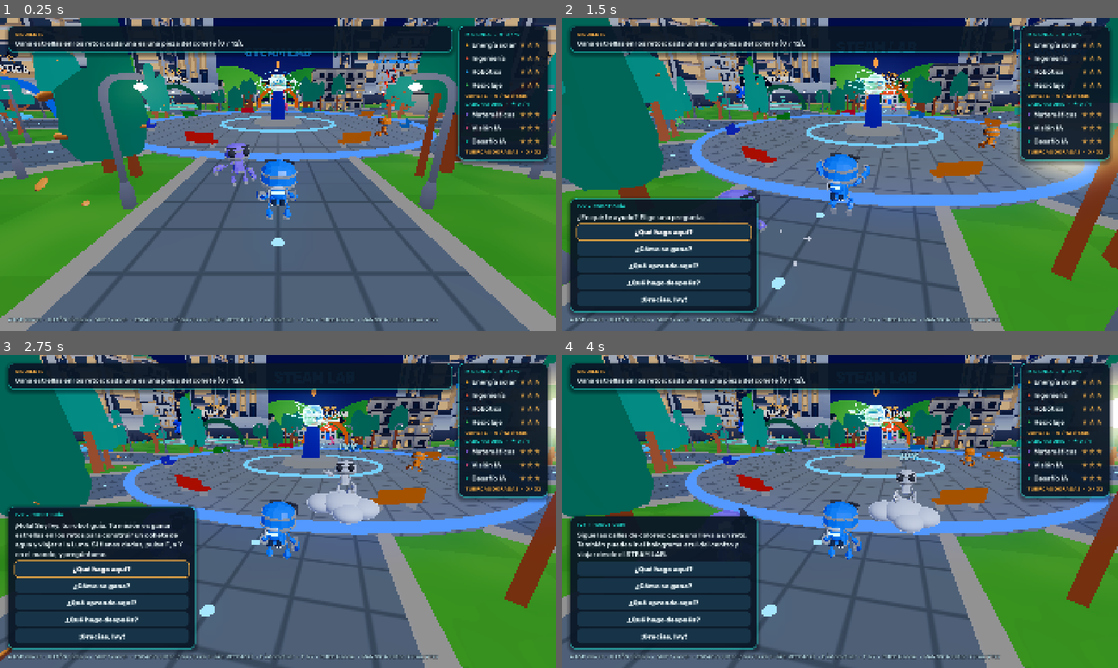
Above: before the commit, frames 1-4 (two rows, left to right).
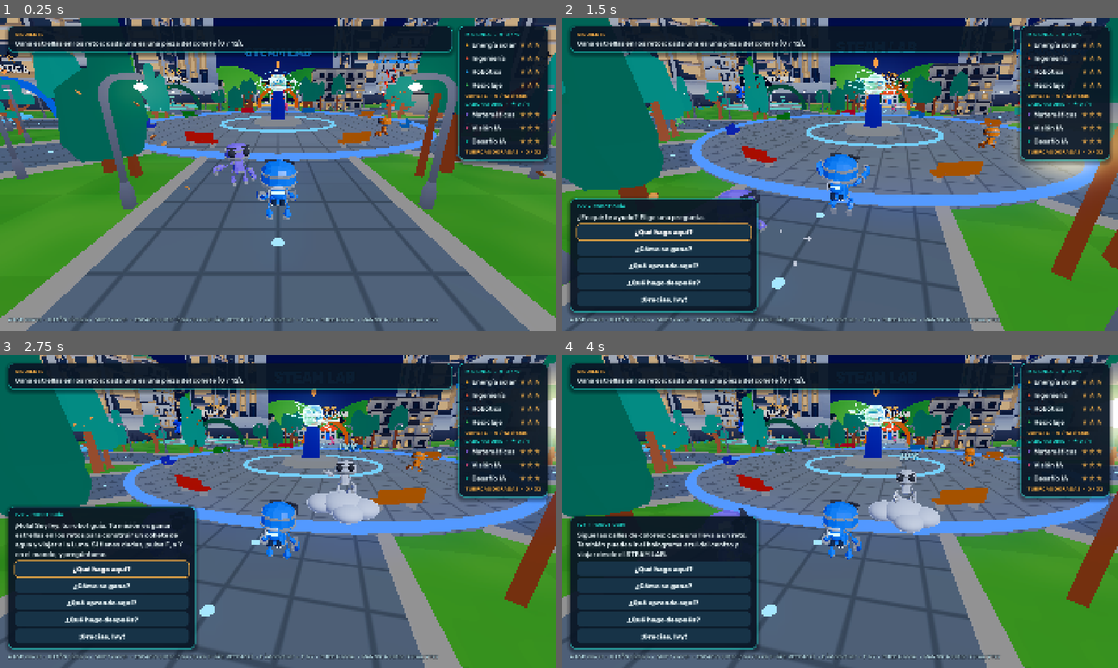
Above: after the commit, the same moments.

Repository: xsteban1410/Godot-Game
Game: Godot game, scene res://world/city.tscn
The game is run twice, just before and just after one commit, with the same random seed, the same clock (stepped at 60 frames per second) and the same inputs.
Inputs (mouse positions are in pixels of both pictures, inside the frame that each line leads up to):
- Up to frame 1 (0.25 s): no input
- Up to frame 2 (1.5 s): tap Enter at 0.5 s; move the mouse to (867, 174) at 0.52 s; hold E (interact) 0.53-1.28 s; hold W (move_forward) from 0.53 s (still down); click (867, 174) at 0.67 s; tap Space (jump) at 0.77, 1.07 s; move the mouse to (812, 174) at 1.27 s; tap F (ivy) at 1.35 s
- Up to frame 3 (2.75 s): tap Space (jump) at 1.52, 1.82 s; move the mouse to (333, 442) at 2.02 s; release W (move_forward) at 2.03 s; hold D (move_right) from 2.03 s (still down); hold Shift (sprint) from 2.03 s (still down)
- Up to frame 4 (4 s): move the mouse to (812, 574) at 2.77 s; release D (move_right) at 2.78 s; release Shift (sprint) at 2.78 s; hold W (move_forward) 2.78-3.53 s; tap Backspace at 2.85 s; click (812, 574) at 2.92 s; tap Space (jump) at 3.02, 3.32, 3.77 s; move the mouse to (1006, 558) at 3.52 s; hold A (move_left) from 3.53 s (still down); tap Enter at 3.6 s

The runs differ from the first frame. In frame 1, 0.3% of the frame differs, in the area x 0-99%, y 13-60%; in frame 2, less than 0.1%; in frame 3, 0.1%; in frame 4, less than 0.1%.

Commit message:
Revisión: tableros siempre resolubles, errores de mates y reciclaje, rótulos en fila, go_to sin doble viaje
Co-Authored-By: Claude Opus 5.5 <noreply@anthropic.com>

Diff:
--- a/game/autoload/game.gd
+++ b/game/autoload/game.gd
@@ -188,6 +188,8 @@
 
 ## Viaja a otra escena (la Luna, la Tierra) con el mismo fundido.
 func go_to(scene: String) -> void:
+	if _locks.has(_fade):
+		return
 	push_lock(_fade, false)
 	await create_tween().tween_property(_fade, "color:a", 1.0, 0.6).finished
 	_locks = {_fade: false}  # los bloqueos de la escena anterior desaparecen con ella
--- a/game/modules/math.gd
+++ b/game/modules/math.gd
@@ -10,6 +10,7 @@
 var _questions: Array = []  # [texto, respuesta]
 var _index := -1  # -1: ronda sin empezar
 var _mistakes := 0
+var _failed := {}  # plataformas ya falladas en esta pregunta: recaer en una no suma otro error
 var _right := 0  # plataforma con la respuesta correcta
 var _last := -1  # plataforma donde está el jugador: la siguiente respuesta nunca cae ahí
 var _busy := false
@@ -96,6 +97,7 @@
 
 func _show_question() -> void:
 	var q: Array = _questions[_index]
+	_failed.clear()
 	var answers := [q[1]] + distractors(q[1])
 	answers.shuffle()
 	_right = answers.find(q[1])
@@ -119,7 +121,9 @@
 	if _index < 0 or _busy:
 		return
 	if pad != _right:
-		_mistakes += 1
+		if not _failed.has(pad):
+			_failed[pad] = true
+			_mistakes += 1
 		Sfx.play("error")
 		Fx.shake(self, 0.3)
 		_rings[pad].material_override = Kit.mat(Game.RED, 3.0)
--- a/game/modules/recycling.gd
+++ b/game/modules/recycling.gd
@@ -146,16 +146,32 @@
 		Fx.burst(self, target, [Color("ff5d5d"), Color("5a6b7d"), Color("2a2f38")], 30, 5.0, 0.2)
 		Fx.shake(self, 0.3)
 		Game.notify("¡No va en la %s! %s" % [id, data[2]], Game.RED)
-		var home: Vector3 = item.get_meta("home")
-		var back := create_tween().set_parallel()
-		back.tween_property(item, "position", home, 0.6).set_trans(Tween.TRANS_BOUNCE).set_ease(Tween.EASE_OUT)
-		back.tween_property(item, "scale", Vector3.ONE * 1.5, 0.6)
-		await back.finished
-		item.set_enabled(true)
+		await _send_home(item)
 	_busy = false
 	_refresh()
 	if _done == ROUND:
 		_finish()
+
+
+## Si te alejas del reto con un residuo en la mano, vuelve a su sitio (no se pasea por la ciudad).
+func _process(_delta: float) -> void:
+	if _carried and not _busy and _carried.global_position.distance_to(global_position) > 14.0:
+		var item := _carried
+		_carried = null
+		item.reparent(self)
+		Game.notify("El residuo vuelve a su sitio: recíclalo sin salir del reto.", Game.GOLD)
+		_refresh()
+		_send_home(item)
+
+
+## El residuo vuelve de un salto a su plataforma y se puede recoger otra vez.
+func _send_home(item: Interactable) -> void:
+	var back := create_tween().set_parallel()
+	back.tween_property(item, "position", item.get_meta("home"), 0.6).set_trans(Tween.TRANS_BOUNCE).set_ease(Tween.EASE_OUT)
+	back.tween_property(item, "scale", Vector3.ONE * 1.5, 0.6)
+	back.tween_property(item, "rotation", Vector3.ZERO, 0.6)
+	await back.finished
+	item.set_enabled(true)
 
 
 func _finish() -> void:
--- a/game/modules/robotics.gd
+++ b/game/modules/robotics.gd
@@ -202,7 +202,8 @@
 	_running = false
 
 
-func _new_board() -> void:
+## Tablero del nivel actual: tamaño, meta y bloques al azar con solución en ≤ MAX_PROGRAM pasos.
+func _place_blocks() -> void:
 	var config: Array = _levels[_level]
 	_size = Vector2i(config[0], config[1])
 	_goal = _size - Vector2i.ONE
@@ -216,10 +217,14 @@
 		_blocks.clear()
 		for c in cells.slice(0, config[2]):
 			_blocks[c] = true
-		var solution := _solve()
-		if not solution.is_empty() and solution.size() <= MAX_PROGRAM:
+		if _solvable():
 			break
-
+	while not _solvable():  # (casi nunca) quitar bloques hasta que lo haya; sin bloques siempre cabe
+		_blocks.erase(_blocks.keys().pick_random())
+
+
+func _new_board() -> void:
+	_place_blocks()
 	UI.clear(_board)
 	for x in _size.x:
 		for y in _size.y:
@@ -256,6 +261,11 @@
 func _animate(anim: String) -> void:
 	if _model:
 		_model.play(anim, 0.08)
+
+
+func _solvable() -> bool:
+	var solution := _solve()
+	return not solution.is_empty() and solution.size() <= MAX_PROGRAM
 
 
 ## Programa más corto (BFS sobre casilla + rumbo); vacío si no hay camino.
--- a/game/tests/play_test.gd
+++ b/game/tests/play_test.gd
@@ -352,9 +352,13 @@
 	var city: Node3D = current_scene
 	_check(city._star_labels["bridge"].text == "★★★", "el arco del distrito muestra sus estrellas")
 	_check(city._rings["bridge"].material_override.emission_energy_multiplier > 1.0, "con 3 estrellas el aro del distrito brilla")
-	await _frames(240)
-	var certificate: Array = current_scene.get_node("HUD").find_children("*", "Label", true, false).filter(
-		func(l: Label) -> bool: return l.text == "CERTIFICADO STEAM")
+	var certificate: Array = []
+	for i in 30:  # las 4 celebraciones salen en fila (~3,3 s cada una) y después el certificado
+		await _frames(60)
+		certificate = current_scene.get_node("HUD").find_children("*", "Label", true, false).filter(
+			func(l: Label) -> bool: return l.text == "CERTIFICADO STEAM")
+		if not certificate.is_empty():
+			break
 	_check(not certificate.is_empty(), "con las 12 estrellas aparece el certificado")
 	_check(rocket._count() == 12 and "LANZAMIENTO" in rocket._pad.prompt, "con 12 estrellas el cohete está completo")
 	_check(rocket._beacon.visible and "Cohete completo" in current_scene.get_node("HUD").objective(false),
--- a/game/tests/selfcheck.gd
+++ b/game/tests/selfcheck.gd
@@ -61,6 +61,20 @@
 	_check(ai.choose(board, 1) == 2, "la IA del nivel 2 tapa la raya del jugador")
 	board.assign([2, 2, 0, 1, 1, 0, 1, 0, 0])
 	_check(ai.choose(board, 1) == 2, "la IA del nivel 2 prefiere ganar a tapar")
+
+	# Robótica y rover: todo tablero al azar tiene solución dentro del límite de órdenes.
+	var robotics: Node3D = load("res://modules/robotics.gd").new()
+	for levels: Array in [robotics.LEVELS, robotics.ROVER_LEVELS]:
+		robotics._levels = levels
+		for level in levels.size():
+			robotics._level = level
+			var solvable := true
+			for i in 200:
+				robotics._place_blocks()
+				solvable = solvable and robotics._solvable()
+			_check(solvable, "200 tableros %s del nivel %d tienen solución" % ["del rover" if levels == robotics.ROVER_LEVELS else "de robótica", level + 1])
+	for owned: Node in [robotics._board, robotics._robot, robotics._camera, robotics._layer, robotics]:
+		owned.free()
 
 	# Visión IA: cada figura aprendida se reconoce como ella misma y con seguridad; un dibujo vacío, no.
 	var vision: GDScript = load("res://modules/vision.gd")
--- a/game/ui/hud.gd
+++ b/game/ui/hud.gd
@@ -8,6 +8,7 @@
 var _key: Label  # tecla del aviso: E con teclado, X con mando
 var _toasts: VBoxContainer
 var _celebration := CanvasLayer.new()
+var _shout_until := 0.0  # hasta cuándo (s de reloj) ocupa la pantalla el último rótulo de _shout
 @export var moon := false  # en la Luna se listan los retos lunares
 
 
@@ -144,7 +145,13 @@
 
 
 ## Rótulo grande en el centro que aparece con rebote y se desvanece; devuelve su columna para añadir más.
+## Si ya hay otro en pantalla, espera a que se vaya (nunca dos encimados).
 func _shout(text: String, color: Color, subtitle := "") -> VBoxContainer:
+	var now := Time.get_ticks_msec() / 1000.0
+	var wait := _shout_until - now
+	_shout_until = maxf(_shout_until, now) + 3.3
+	if wait > 0.0:
+		await get_tree().create_timer(wait).timeout
 	var center := CenterContainer.new()
 	center.theme = UI.THEME
 	center.set_anchors_preset(Control.PRESET_FULL_RECT)
@@ -173,7 +180,7 @@
 ## Celebración: nombre del reto y estrellas que aparecen una a una con rebote.
 func _on_stars_changed(module: String, stars: int) -> void:
 	_refresh_missions()
-	var column := _shout("¡%s!" % String(Game.info(module).name).to_upper(), Game.info(module).color)
+	var column: VBoxContainer = await _shout("¡%s!" % String(Game.info(module).name).to_upper(), Game.info(module).color)
 	var row := HBoxContainer.new()
 	row.alignment = BoxContainer.ALIGNMENT_CENTER
 	column.add_child(row)
